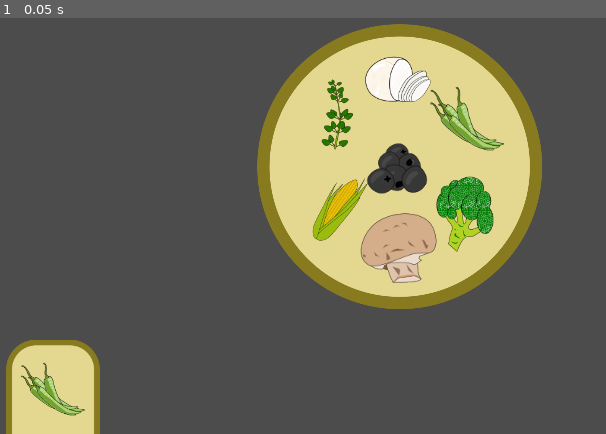
Above: before the commit, frame 1.
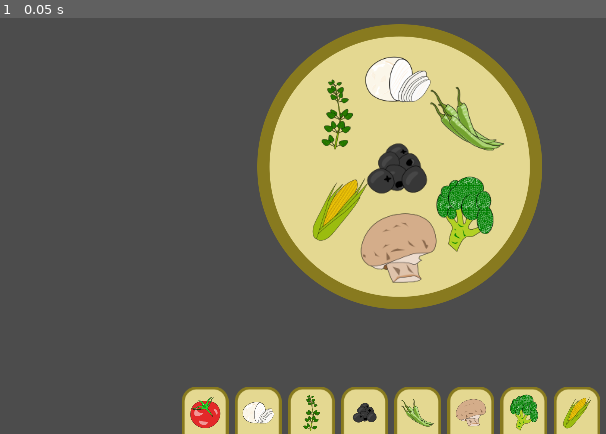
Above: after the commit, the same moment.

Repository: kaiec/pizzacheck
Game: Godot game, scene res://Game.tscn
Same seed, same stepped clock (60 frames per second), same inputs: the game is played once before the commit and once after it. The engine's default icon, where the game draws it, is replaced by a stand-in: a white triangle on a blue panel in a dark square.
Inputs:
- Up to frame 1 (0.05 s): no input

The runs differ from the first frame. In frame 1, 10% of the frame differs, in the area x 0-100%, y 77-100%.

Commit message:
Button resized

Diff:
--- a/Button.gd
+++ b/Button.gd
@@ -1,16 +1,29 @@
-extends Node2D
+extends TextureButton
 
 
 # Declare member variables here. Examples:
 # var a = 2
 # var b = "text"
 
-export var texture: Resource setget set_texture
+export var key = "A" setget set_key
+export var show_key = false setget set_show_key
+export var icon_texture: Resource setget set_icon_texture
 
-func set_texture(v):
-	texture = v
-	$icon.texture = texture
-	$icon.scale = $icon_size.get_rect().size / texture.get_size()
+func set_show_key(v):
+	show_key = v
+	$Label.visible = v
+
+func _ready():
+	$Label.visible = show_key
+
+func set_key(v):
+	key = v
+	$Label.text = key
+
+func set_icon_texture(v):
+	icon_texture = v
+	$icon.texture = icon_texture
+	$icon.scale = $icon_size.get_rect().size / self.icon_texture.get_size()
 
 # Called when the node enters the scene tree for the first time.
 
--- a/Button.tscn
+++ b/Button.tscn
@@ -1,26 +1,41 @@
-[gd_scene load_steps=4 format=2]
+[gd_scene load_steps=5 format=2]
 
 [ext_resource path="res://assets/images/button.png" type="Texture" id=1]
 [ext_resource path="res://Button.gd" type="Script" id=2]
 [ext_resource path="res://icon.png" type="Texture" id=3]
+[ext_resource path="res://button_key_font.tres" type="DynamicFont" id=4]
 
-[node name="Button" type="Node2D"]
+[node name="Button" type="TextureButton"]
+margin_right = 150.0
+margin_bottom = 199.0
+texture_normal = ExtResource( 1 )
 script = ExtResource( 2 )
-
-[node name="button" type="Sprite" parent="."]
-texture = ExtResource( 1 )
+__meta__ = {
+"_edit_use_anchors_": false
+}
 
 [node name="icon" type="Sprite" parent="."]
-position = Vector2( -0.105927, -20.2248 )
-scale = Vector2( 1.76149, 1.76149 )
+position = Vector2( 37.686, 41.9449 )
 texture = ExtResource( 3 )
 
 [node name="icon_size" type="ColorRect" parent="."]
-margin_left = -60.0
-margin_top = -79.0
-margin_right = 60.0
-margin_bottom = 36.0
+margin_left = 6.81799
+margin_top = 7.89183
+margin_right = 68.818
+margin_bottom = 68.8918
 color = Color( 1, 1, 1, 0 )
 __meta__ = {
 "_edit_use_anchors_": false
 }
+
+[node name="Label" type="Label" parent="."]
+margin_left = 60.4073
+margin_top = -9.32886
+margin_right = 82.4073
+margin_bottom = 18.6711
+rect_rotation = 28.1294
+custom_fonts/font = ExtResource( 4 )
+text = "A"
+__meta__ = {
+"_edit_use_anchors_": false
+}
--- a/Game.gd
+++ b/Game.gd
@@ -16,4 +16,10 @@
 #	pass
 func _input(event):
 	if event.is_action_pressed("ui_accept"):
+		print("Shuffle")
 		$plate.shuffle()
+
+
+func _on_Button1_pressed():
+	print("Hi")
+	print($GridContainer/Button1/icon.texture.resource_name)
--- a/Game.tscn
+++ b/Game.tscn
@@ -54,6 +54,69 @@
 position = Vector2( 1656.38, 480.715 )
 texture = ExtResource( 1 )
 
-[node name="Button" parent="." instance=ExtResource( 12 )]
-position = Vector2( 88, 668.379 )
-texture = ExtResource( 2 )
+[node name="GridContainer" type="GridContainer" parent="."]
+margin_left = 294.126
+margin_top = 643.854
+margin_right = 1494.13
+margin_bottom = 842.854
+custom_constants/vseparation = 0
+custom_constants/hseparation = 10
+columns = 8
+__meta__ = {
+"_edit_use_anchors_": false
+}
+
+[node name="Button1" parent="GridContainer" instance=ExtResource( 12 )]
+margin_right = 75.0
+margin_bottom = 100.0
+icon_texture = ExtResource( 1 )
+
+[node name="Button2" parent="GridContainer" instance=ExtResource( 12 )]
+margin_left = 85.0
+margin_right = 160.0
+margin_bottom = 100.0
+key = "S"
+icon_texture = ExtResource( 6 )
+
+[node name="Button3" parent="GridContainer" instance=ExtResource( 12 )]
+margin_left = 170.0
+margin_right = 245.0
+margin_bottom = 100.0
+key = "D"
+icon_texture = ExtResource( 4 )
+
+[node name="Button4" parent="GridContainer" instance=ExtResource( 12 )]
+margin_left = 255.0
+margin_right = 330.0
+margin_bottom = 100.0
+key = "F"
+icon_texture = ExtResource( 3 )
+
+[node name="Button5" parent="GridContainer" instance=ExtResource( 12 )]
+margin_left = 340.0
+margin_right = 415.0
+margin_bottom = 100.0
+key = "Z"
+icon_texture = ExtResource( 2 )
+
+[node name="Button6" parent="GridContainer" instance=ExtResource( 12 )]
+margin_left = 425.0
+margin_right = 500.0
+margin_bottom = 100.0
+key = "X"
+icon_texture = ExtResource( 8 )
+
+[node name="Button7" parent="GridContainer" instance=ExtResource( 12 )]
+margin_left = 510.0
+margin_right = 585.0
+margin_bottom = 100.0
+key = "C"
+icon_texture = ExtResource( 5 )
+
+[node name="Button8" parent="GridContainer" instance=ExtResource( 12 )]
+margin_left = 595.0
+margin_right = 670.0
+margin_bottom = 100.0
+key = "V"
+icon_texture = ExtResource( 7 )
+[connection signal="pressed" from="GridContainer/Button1" to="." method="_on_Button1_pressed"]
--- a/Plate.tscn
+++ b/Plate.tscn
@@ -47,33 +47,33 @@
 [node name="vegetables" type="Node2D" parent="."]
 
 [node name="broccoli" type="Sprite" parent="vegetables"]
-position = Vector2( -304.897, 1717.64 )
+position = Vector2( 283.096, 983.54 )
 texture = ExtResource( 9 )
 
 [node name="champignon" type="Sprite" parent="vegetables"]
-position = Vector2( 119.831, 1731.91 )
+position = Vector2( 96.6677, 976.428 )
 texture = ExtResource( 3 )
 
 [node name="corn" type="Sprite" parent="vegetables"]
-position = Vector2( -348.194, 1228.44 )
+position = Vector2( 97.4234, 815.374 )
 texture = ExtResource( 10 )
 
 [node name="mozarella" type="Sprite" parent="vegetables"]
-position = Vector2( 527.762, 1222.57 )
+position = Vector2( 509.803, 828.586 )
 texture = ExtResource( 8 )
 
 [node name="olives" type="Sprite" parent="vegetables"]
-position = Vector2( 508.43, 1622.43 )
+position = Vector2( 1172.93, 840.074 )
 texture = ExtResource( 6 )
 
 [node name="oregano" type="Sprite" parent="vegetables"]
-position = Vector2( 81.3888, 1235.03 )
+position = Vector2( 290.167, 828.699 )
 texture = ExtResource( 5 )
 
 [node name="peperoni" type="Sprite" parent="vegetables"]
-position = Vector2( 1168.35, 1160.48 )
+position = Vector2( 721.61, 840.578 )
 texture = ExtResource( 7 )
 
 [node name="tomato" type="Sprite" parent="vegetables"]
-position = Vector2( 956.383, 1620.71 )
+position = Vector2( 960.873, 834.986 )
 texture = ExtResource( 4 )
--- a/assets/images/button.svg
+++ b/assets/images/button.svg
@@ -7,9 +7,9 @@
    xmlns="http://www.w3.org/2000/svg"
    xmlns:sodipodi="http://sodipodi.sourceforge.net/DTD/sodipodi-0.dtd"
    xmlns:inkscape="http://www.inkscape.org/namespaces/inkscape"
-   width="112.70065mm"
-   height="149.8163mm"
-   viewBox="0 0 112.70065 149.8163"
+   width="19.843752mm"
+   height="26.458336mm"
+   viewBox="0 0 19.843751 26.458336"
    version="1.1"
    id="svg8"
    inkscape:version="1.0.2 (e86c870879, 2021-01-15)"
@@ -27,15 +27,15 @@
      inkscape:pageopacity="0.0"
      inkscape:pageshadow="2"
      inkscape:zoom="0.3845679"
-     inkscape:cx="312.65514"
-     inkscape:cy="194.31891"
+     inkscape:cx="137.17753"
+     inkscape:cy="-38.798479"
      inkscape:document-units="mm"
      inkscape:current-layer="layer1"
      inkscape:document-rotation="0"
      showgrid="false"
-     inkscape:window-width="1272"
+     inkscape:window-width="1271"
      inkscape:window-height="2118"
-     inkscape:window-x="3201"
+     inkscape:window-x="4481"
      inkscape:window-y="34"
      inkscape:window-maximized="1" />
   <metadata
@@ -54,15 +54,15 @@
      inkscape:label="Layer 1"
      inkscape:groupmode="layer"
      id="layer1"
-     transform="translate(-23.109993,-96.753122)">
+     transform="translate(-69.538444,-158.4321)">
     <rect
-       style="fill:#e5d992;stroke:#897b20;stroke-width:6.9613;stroke-linecap:round;stroke-linejoin:bevel;stop-color:#000000"
+       style="fill:#e5d992;stroke:#897b20;stroke-width:1.22754;stroke-linecap:round;stroke-linejoin:bevel;stop-color:#000000"
        id="rect833"
-       width="105.73935"
-       height="142.855"
-       x="26.590643"
-       y="100.23377"
-       ry="32.826488"
+       width="18.616211"
+       height="25.230795"
+       x="70.152214"
+       y="159.04587"
+       ry="5.7977557"
        inkscape:export-xdpi="33.810001"
        inkscape:export-ydpi="33.810001" />
   </g>
--- /dev/null
+++ b/button_key_font.tres
@@ -0,0 +1,9 @@
+[gd_resource type="DynamicFont" load_steps=2 format=2]
+
+[ext_resource path="res://assets/fonts/Mont-HeavyDEMO.otf" type="DynamicFontData" id=1]
+
+[resource]
+size = 30
+outline_size = 3
+outline_color = Color( 0.34, 0.305093, 0.0782, 1 )
+font_data = ExtResource( 1 )
Binary file changed: assets/images/button.png
